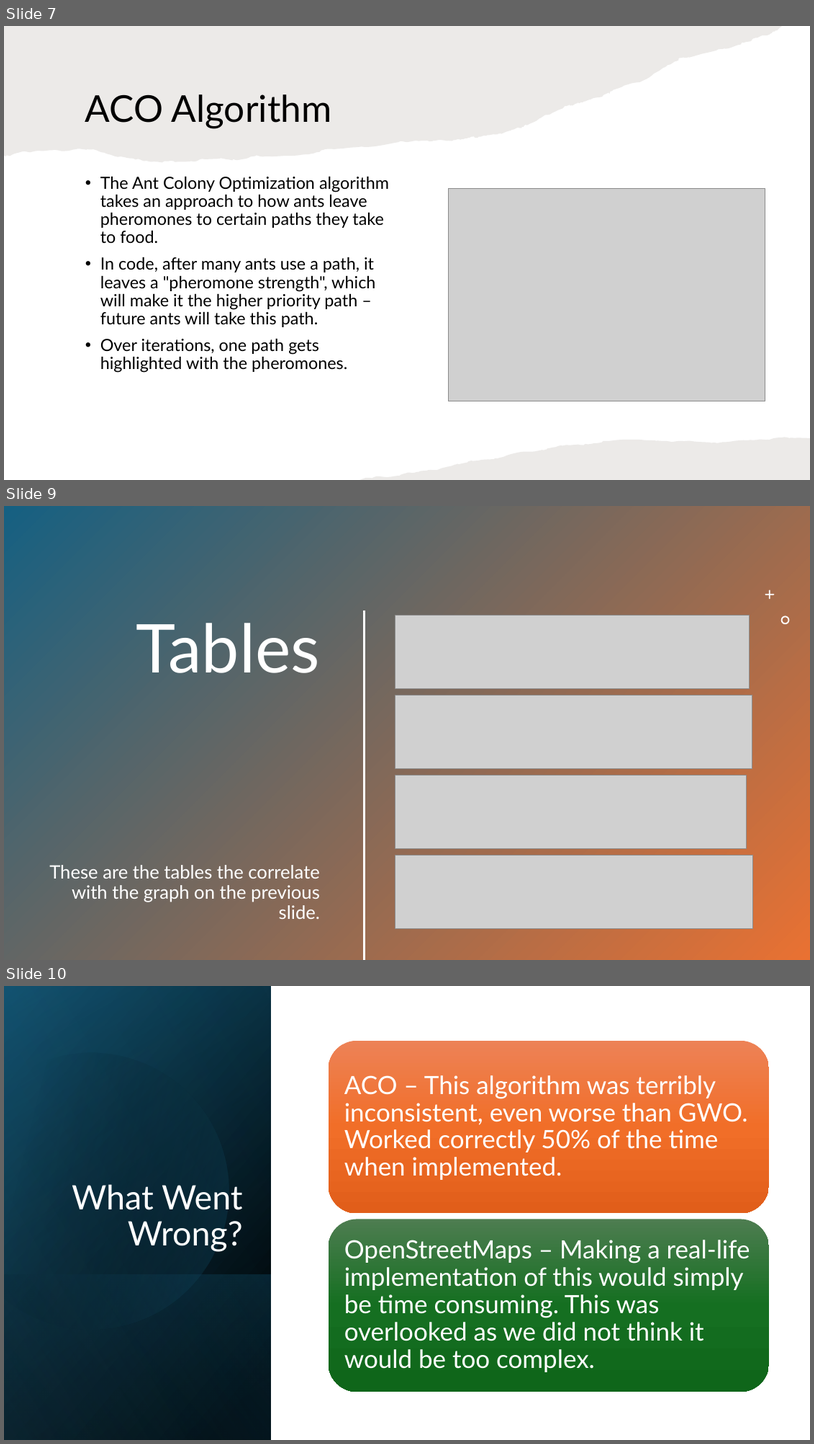
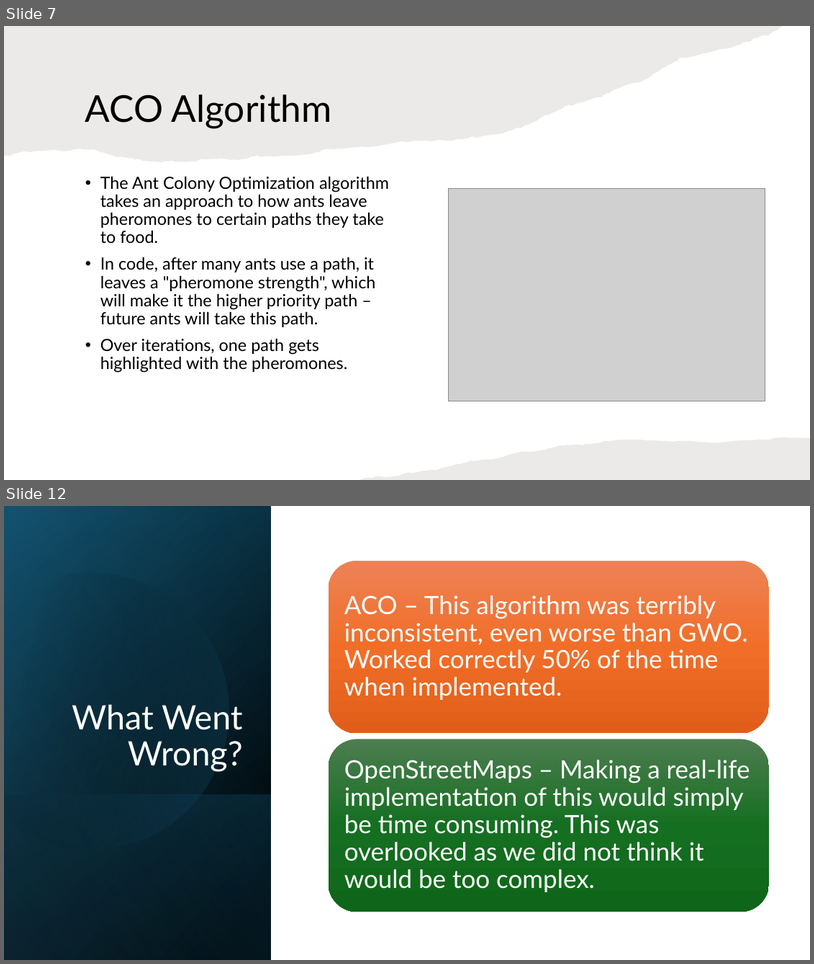
Before and after one commit to MillerKites/Network_Routing_Optimization, a slide deck: presentation/Network Routing Optimization.pptx. Shown one above the other, each under a label of ours: slides 7, 9 and 10 before the commit, slides 7 and 12 after it; the slides between them are not shown. The pictures are 814x1444 and 814x964 pixels, drawn with LibreOffice and Linux fonts; fonts in the diff are those of the drawing; grey boxes stand for pictures. Boxes give left, top, right and bottom in pixels: in the first picture for what was removed or moved away, otherwise in the second. Text is boxed around its words. In the diff, an @@ line names an element or a change of style, - is before the commit and + after.

```diff
--- a/presentation/Network Routing Optimization.pptx
+++ b/presentation/Network Routing Optimization.pptx
@@ slide 9 removed at box(4, 506, 810, 960), background #FFFFFF @@
@@ rectangle removed at box(4, 506, 810, 960) @@
@@ freeform shape removed at box(766, 590, 774, 599) @@
@@ line removed from (365, 611) to (365, 959) @@
@@ title removed at box(136, 623, 320, 673) @@
-Tables
@@ picture removed at box(396, 615, 750, 689) @@
@@ freeform shape removed at box(782, 615, 790, 624) @@
@@ picture removed at box(396, 695, 753, 769) @@
@@ picture removed at box(396, 775, 746, 849) @@
@@ text removed at box(49, 865, 320, 919) @@
-These are the tables the correlate with the graph on the previous slide.
@@ picture removed at box(396, 854, 754, 928) @@
@@ what was slide 10 is now slide 12 @@
```
Also in this commit, not shown: 6 slides added, 1 other slide removed.
